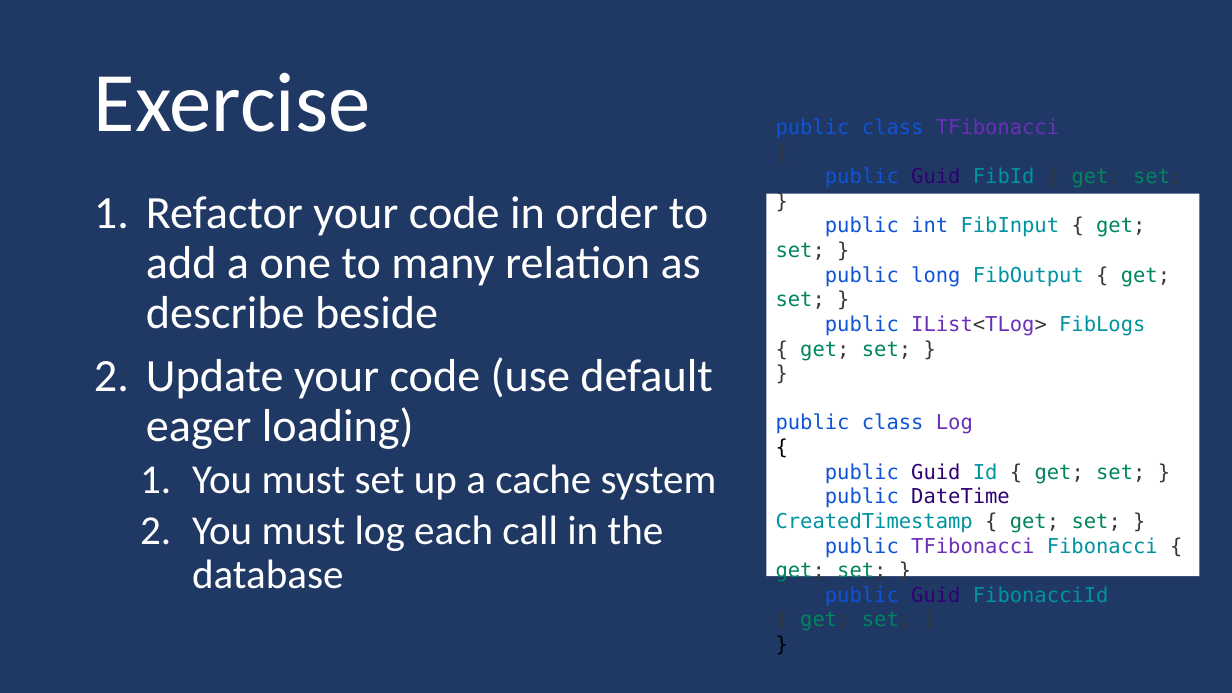
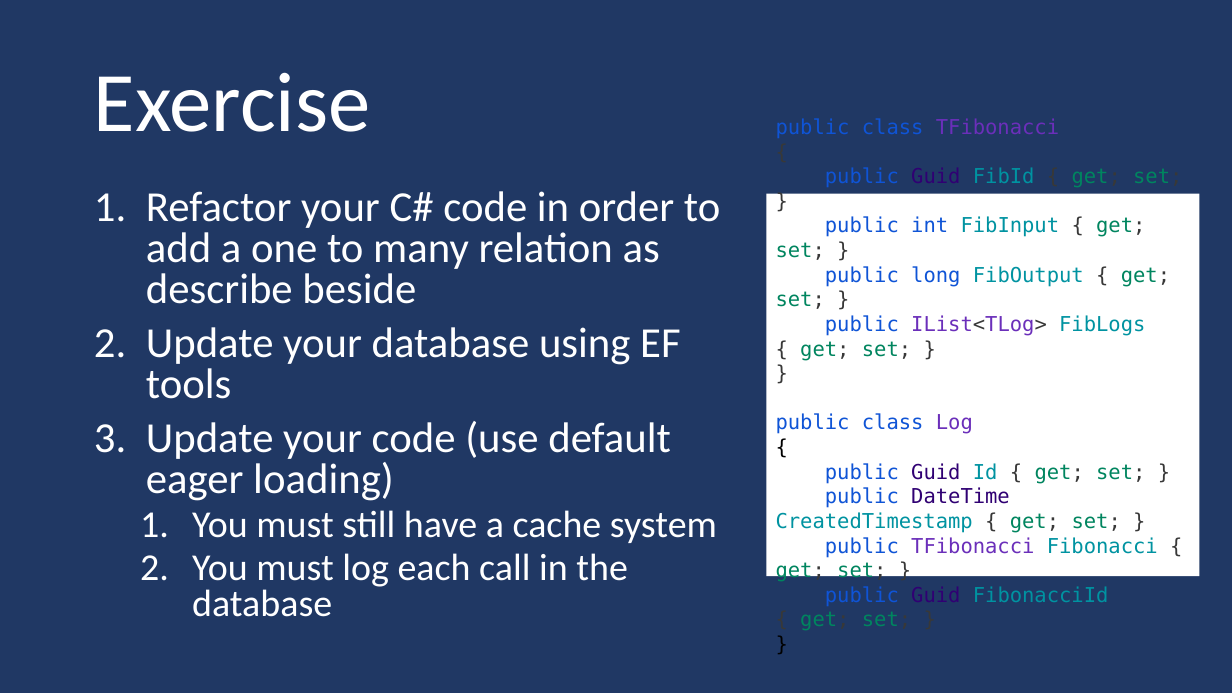
Before and after one commit to guillaume-chervet/course.dotnet, a slide deck: slide 148 of documentations/dotnet.pptx. Drawn at 1232x693 pixels with LibreOffice and Linux fonts; fonts in the diff are those of the drawing. Boxes give left, top, right and bottom in pixels: in the first picture for what was removed or moved away, otherwise in the second. Text is boxed around its words. In the diff, an @@ line names an element or a change of style, - is before the commit and + after.

```diff
--- a/documentations/dotnet.pptx
+++ b/documentations/dotnet.pptx
@@ text at (x1=146, y1=191, x2=720, y2=399): text changed; size 36 to 33.3 pt @@
-1. Refactor your code in order to add a one to many relation as describe beside
+1. Refactor your C# code in order to add a one to many relation as describe beside
+2. Update your database using EF tools
@@ text at (x1=146, y1=421, x2=671, y2=617): size 36 to 33.3 pt in "Update your code (use default eager loading)"; size 32 to 29.6 pt in "You must log each call in the ..."; line spacing 0.9 to 0.8 @@
@@ text at (x1=192, y1=510, x2=717, y2=543): text changed; size 32 to 29.6 pt @@
-  1. You must set up a cache system
+  1. You must still have a cache system
```
Also in this commit, not shown: 3 other slides changed.
